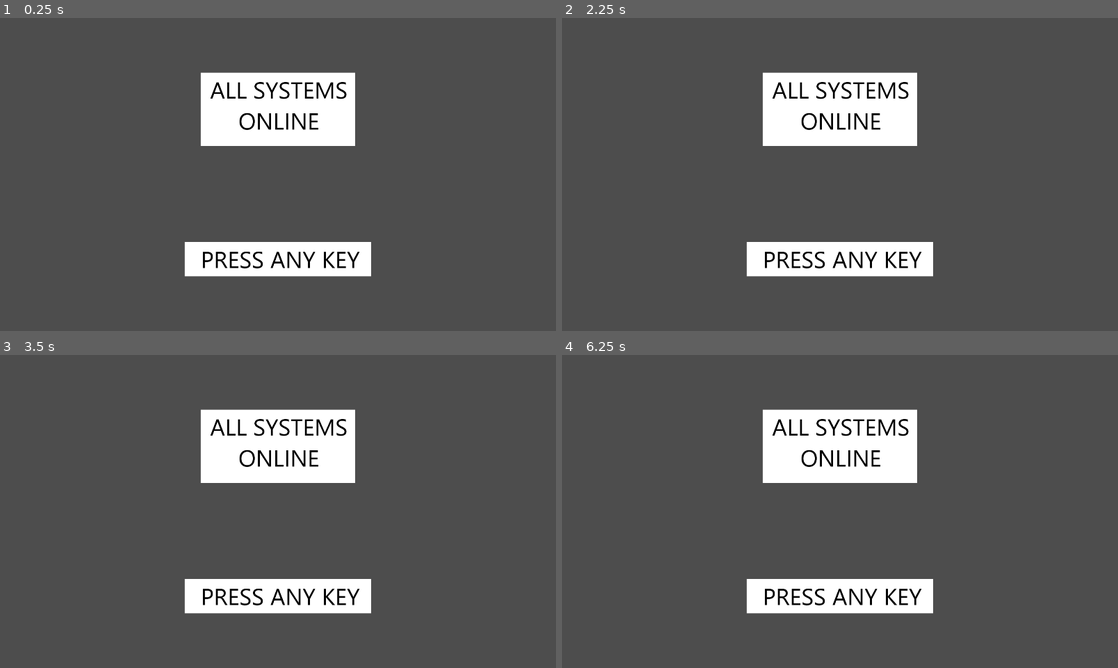
Above: before the commit, frames 1-4 (two rows, left to right).
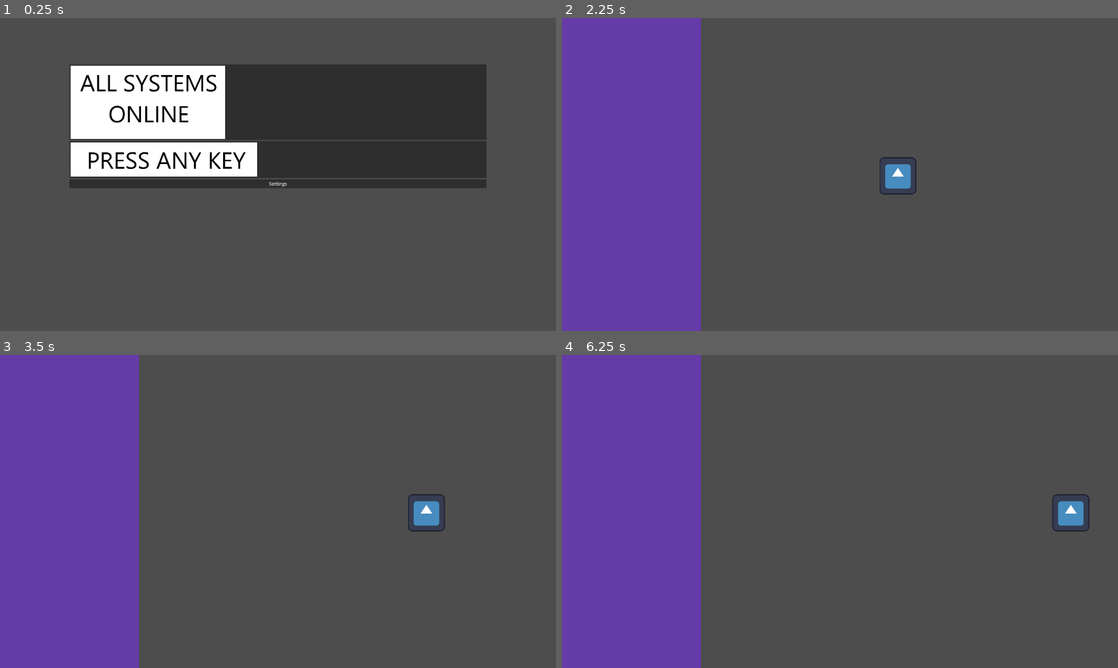
Above: after the commit, the same moments.

Repository: Earth-Turtle/jan-jam
Game: Godot game, scene res://scenes/main_menu.tscn
The game is run twice, just before and just after one commit, with the same random seed, the same clock (stepped at 60 frames per second) and the same inputs. This scene is started directly instead of the project's main scene. The engine's default icon, where the game draws it, is replaced by a stand-in: a white triangle on a blue panel in a dark square.
Inputs (mouse positions are in pixels of both pictures, inside the frame that each line leads up to):
- Up to frame 1 (0.25 s): no input
- Up to frame 2 (2.25 s): click (840, 102) at 0.52 s; click (840, 183) at 1.25 s, where only the run after the commit has a clickable "Settings"; click (840, 158) at 2.02 s
- Up to frame 3 (3.5 s): tap Enter at 2.75 s; hold Right (ui_right) from 2.78 s (still down)
- Up to frame 4 (6.25 s): release Right (ui_right) at 3.53 s; hold Down (ui_down) 3.53-4.28 s; hold Right (ui_right) 4.28-5.03 s; hold Up (ui_up) 5.03-5.78 s; hold Left (ui_left) from 5.78 s (still down)

The runs differ from the first frame. In frame 1, 32% of the frame differs, in the area x 12-88%, y 14-83%; in frame 2, 36%; in frame 3, 36%; in frame 4, 36%, in the area x 0-95%, y 0-100%.

Commit message:
very basic main menu
transitions to first level

Diff:
--- a/scenes/main_menu.tscn
+++ b/scenes/main_menu.tscn
@@ -1,9 +1,20 @@
-[gd_scene load_steps=3 format=3 uid="uid://dhemy5xe7i3pb"]
+[gd_scene load_steps=4 format=3 uid="uid://dhemy5xe7i3pb"]
 
+[ext_resource type="Script" path="res://scripts/main_menu.gd" id="1_3s4g0"]
 [ext_resource type="Texture2D" uid="uid://dg3ihiiarvf1e" path="res://resources/title.png" id="1_o6rv3"]
 [ext_resource type="Texture2D" uid="uid://buen8omv8amnn" path="res://resources/press_to_start.png" id="2_ehmjv"]
 
-[node name="MarginContainer" type="MarginContainer"]
+[node name="MainMenu" type="Control"]
+layout_mode = 3
+anchors_preset = 0
+offset_left = 120.0
+offset_top = 80.0
+offset_right = 1800.0
+offset_bottom = 1000.0
+script = ExtResource("1_3s4g0")
+
+[node name="MarginContainer" type="MarginContainer" parent="."]
+layout_mode = 1
 anchors_preset = 15
 anchor_right = 1.0
 anchor_bottom = 1.0
@@ -14,21 +25,20 @@
 theme_override_constants/margin_right = 120
 theme_override_constants/margin_bottom = 80
 
-[node name="CenterContainer" type="CenterContainer" parent="."]
+[node name="VBoxContainer" type="VBoxContainer" parent="MarginContainer"]
 layout_mode = 2
 
-[node name="GridContainer" type="GridContainer" parent="CenterContainer"]
+[node name="Title" type="Button" parent="MarginContainer/VBoxContainer"]
 layout_mode = 2
-theme_override_constants/v_separation = 330
+icon = ExtResource("1_o6rv3")
 
-[node name="game_title" type="TextureRect" parent="CenterContainer/GridContainer"]
+[node name="Play" type="Button" parent="MarginContainer/VBoxContainer"]
 layout_mode = 2
-size_flags_horizontal = 4
-size_flags_vertical = 4
-texture = ExtResource("1_o6rv3")
-stretch_mode = 2
+icon = ExtResource("2_ehmjv")
 
-[node name="press_any_key" type="TextureRect" parent="CenterContainer/GridContainer"]
+[node name="Settings" type="Button" parent="MarginContainer/VBoxContainer"]
 layout_mode = 2
-texture = ExtResource("2_ehmjv")
-stretch_mode = 2
+text = "Settings"
+
+[connection signal="pressed" from="MarginContainer/VBoxContainer/Play" to="." method="_on_play_pressed"]
+[connection signal="pressed" from="MarginContainer/VBoxContainer/Settings" to="." method="_on_settings_pressed"]
--- /dev/null
+++ b/scripts/main_menu.gd
@@ -0,0 +1,9 @@
+extends Control
+
+
+func _on_play_pressed() -> void:
+	get_tree().change_scene_to_file("res://scenes/main.tscn")
+
+
+func _on_settings_pressed() -> void:
+	pass # Replace with function body.
